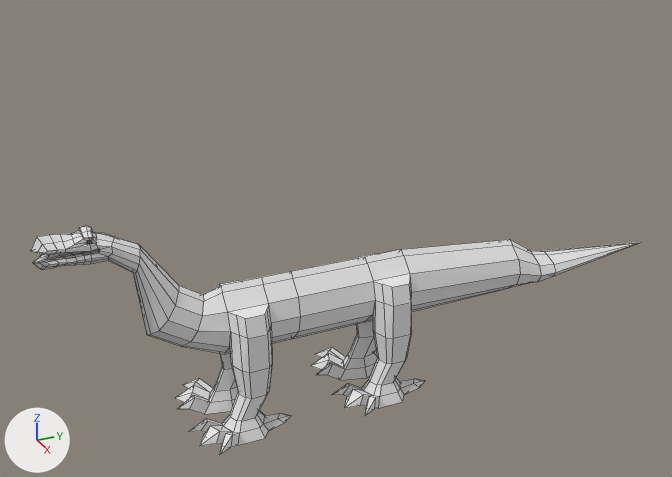
Two versions of the Blender file res/dragon_from_scratch/dragon.blend, one commit apart.
Rendered twice from a 50 mm camera at (325.0, -47.0, 144.0) aimed at (-8.0, 102.0, -22.0). Arrows for +X, +Y and +Z are at lower left; the lights stay in place. Mesh edges are drawn as thin lines.
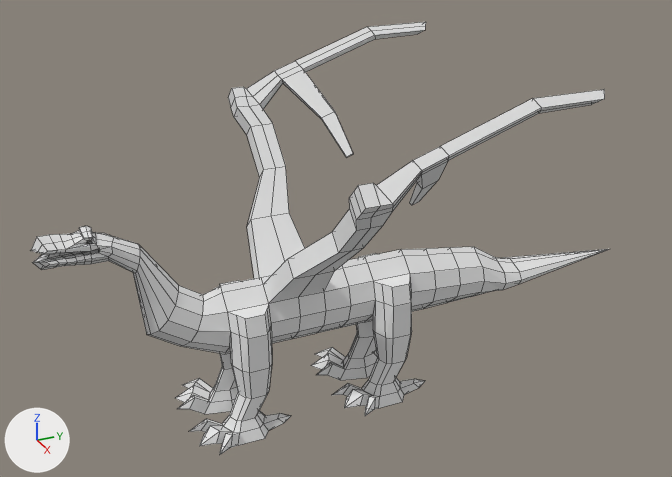
Commit message: Add of basic wings

Changed parts and their boxes (x1, y1, x2, y2) in the pictures (672 x 477 px):
'Cube', reshaped, modifiers changed (89% taller)
    before: (31, 226, 640, 455)
    after: (31, 22, 609, 455)
part 1 of me_cube, built on
    before: (404, 240, 640, 309)
    after: (78, 22, 609, 377)

Diff of the bpy script that builds the scene:
```diff
--- a/res/dragon_from_scratch/dragon.blend.py
+++ b/res/dragon_from_scratch/dragon.blend.py
@@ me_cube @@
 # used by ob_cube; location = (0.0, 0.0, 0.0)
-me_cube.from_pydata(...)  # 430 vertices, 385 faces; spans x 0.0..28.0, y -23.0..267.0, z -95.0..6.0
+me_cube.from_pydata(...)  # 985 vertices, 962 faces; spans x -72.0..72.0, y -23.0..247.0, z -95.0..54.0
+# me_cube part 1: 15 vertices moved from x 2.0..10.0, y 187.0..208.0, z -59.0..-37.0 to x 2.0..10.0, y 143.0..168.0, z -60.0..-33.0; 7 vertices removed from x 0.0, y 187.0..267.0, z -61.0..-35.0; 562 vertices added at x -72.0..72.0, y -21.0..247.0, z -95.0..54.0
 me_cube.materials.append(mat_material)
@@ ob_cube @@
 ob_cube.location = (0.0, 0.0, 0.0)
-_m = ob_cube.modifiers.new('Mirror', 'MIRROR')
-_m.use_clip = True
```
